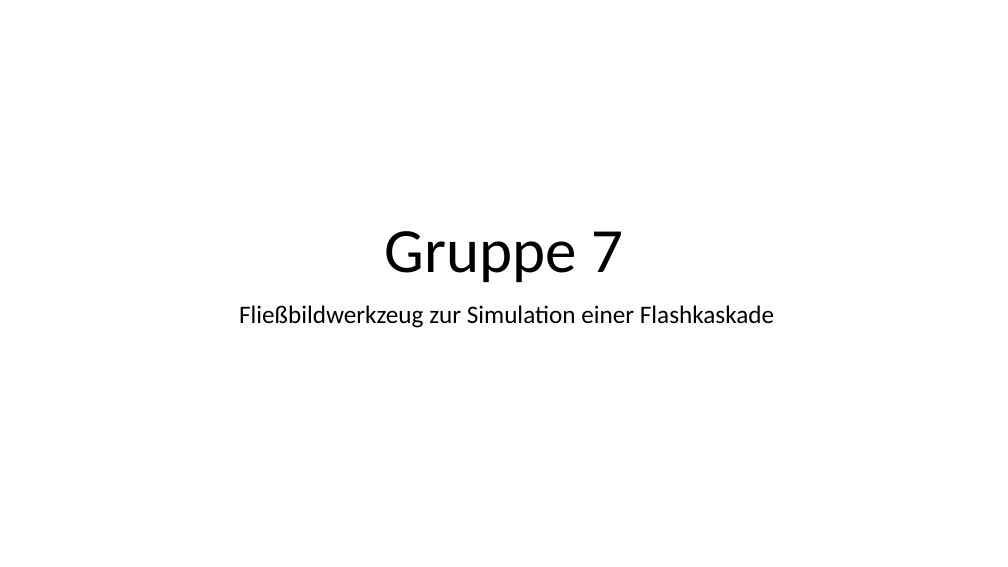
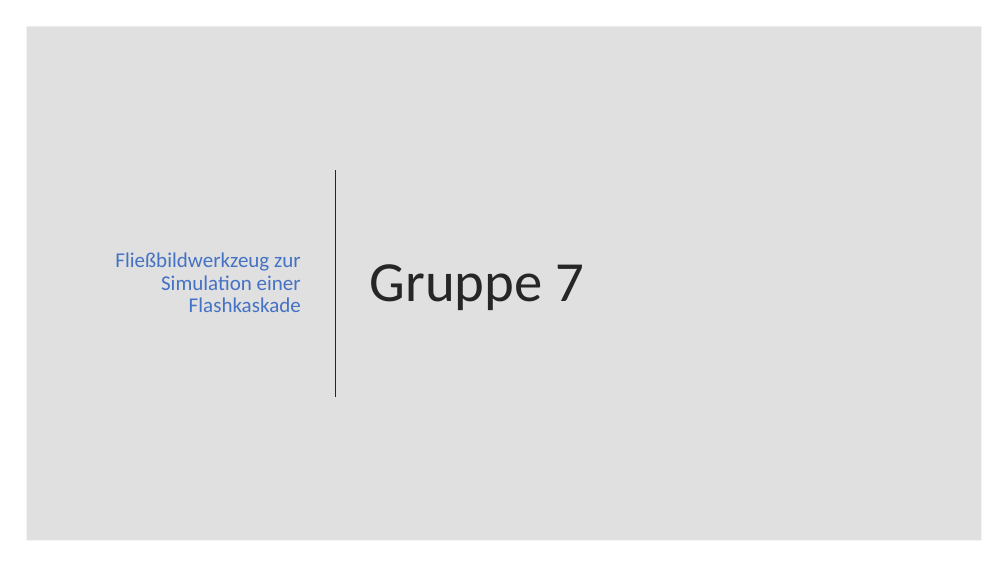
Before and after one commit to nilsspeetzen/SEP, a slide deck: slide 1 of 170718_Vorstellung.pptx. Drawn at 1008x567 pixels with LibreOffice and Linux fonts; fonts in the diff are those of the drawing. Boxes give left, top, right and bottom in pixels: in the first picture for what was removed or moved away, otherwise in the second. Text is boxed around its words. In the diff, an @@ line names an element or a change of style, - is before the commit and + after.

```diff
--- a/170718_Vorstellung.pptx
+++ b/170718_Vorstellung.pptx
@@ rectangle added at <box>26,26,982,541</box>, fill #000000 at 12% opacity @@
@@ subtitle "Fließbildwerkzeug zur Simulation einer Flashkaskade": place and size @@
-subtitle "Fließbildwerkzeug zur Simulation einer Flashkaskade" at <box>239,305,774,328</box>
+subtitle "Fließbildwerkzeug zur Simulation einer Flashkaskade" at <box>115,252,301,312</box>
@@ subtitle "Fließbildwerkzeug zur Simulation einer Flashkaskade" at <box>115,252,301,312</box>: size 24 to 20 pt, text colour #000000 to #4472C4; alignment centre to right; vertical alignment top to middle @@
@@ title "Gruppe 7": place and size @@
-title "Gruppe 7" at <box>385,231,623,282</box>
+title "Gruppe 7" at <box>370,264,584,310</box>
@@ title "Gruppe 7" at <box>370,264,584,310</box>: size 60 to 54 pt, text colour #000000 to #262626; alignment centre to left; vertical alignment bottom to middle @@
@@ line added from (336, 170) to (336, 397), #262626 1.5 pt @@
```
Also in this commit, not shown: 14 other slides changed, 4 slides added, 1 other file.
